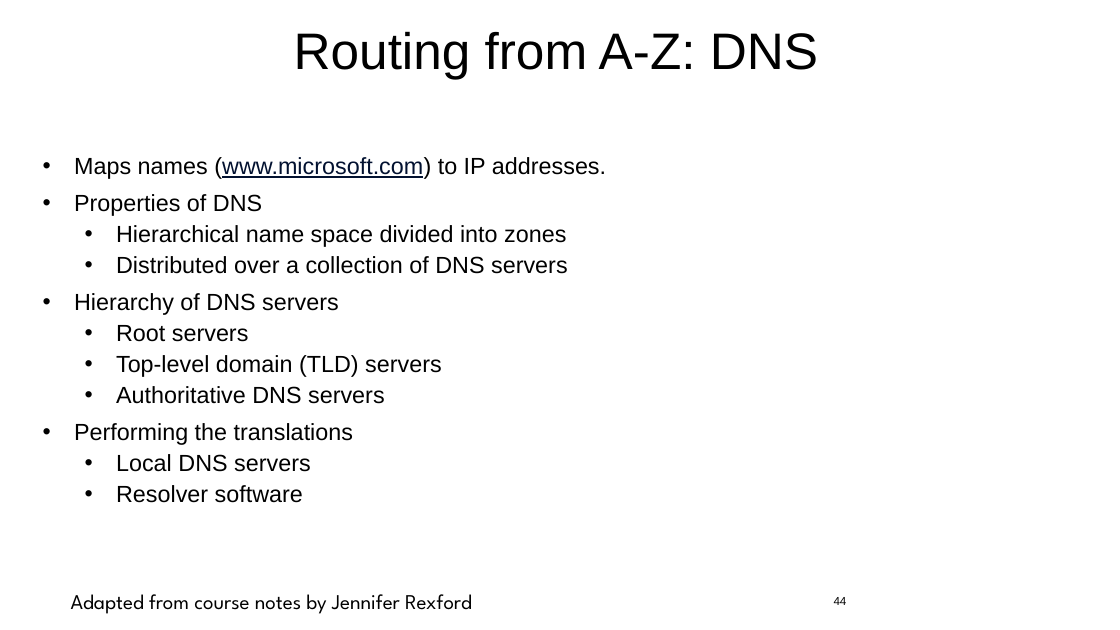
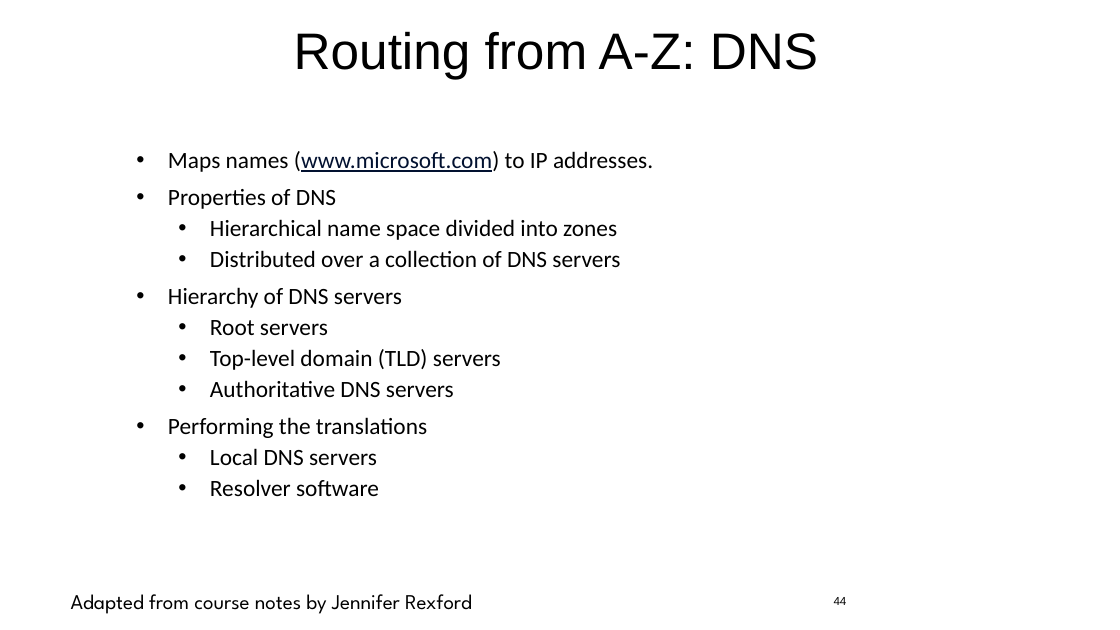
Before and after one commit to jlmucb/class_notes, a slide deck: slide 44 of IoT/pptx/IoTSoftwareNetworking.pptx. Drawn at 1120x630 pixels with LibreOffice and Linux fonts; fonts in the diff are those of the drawing. Boxes give left, top, right and bottom in pixels: in the first picture for what was removed or moved away, otherwise in the second. Text is boxed around its words. In the diff, an @@ line names an element or a change of style, - is before the commit and + after.

```diff
--- a/IoT/pptx/IoTSoftwareNetworking.pptx
+++ b/IoT/pptx/IoTSoftwareNetworking.pptx
@@ text "Maps names (www.microsoft.com) to IP ...": place and size @@
-text "Maps names (www.microsoft.com) to IP ..." at (74,157,606,503)
+text "Maps names (www.microsoft.com) to IP ..." at (168,151,653,496)
@@ text "Maps names (www.microsoft.com) to IP ..." at (168,151,653,496): font Arial to Calibri @@
```
Also in this commit, not shown: 21 other slides changed, 1 slide added.
